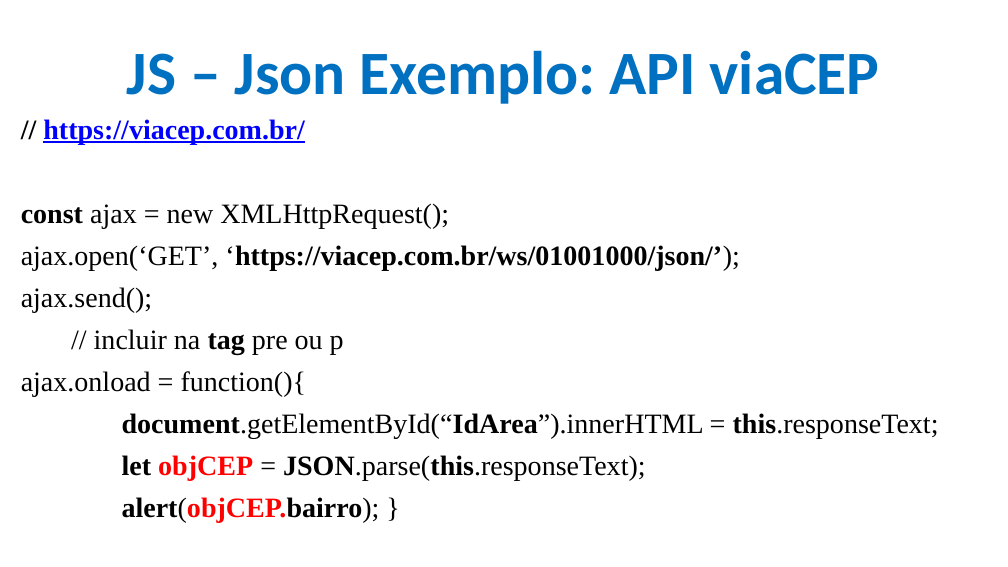
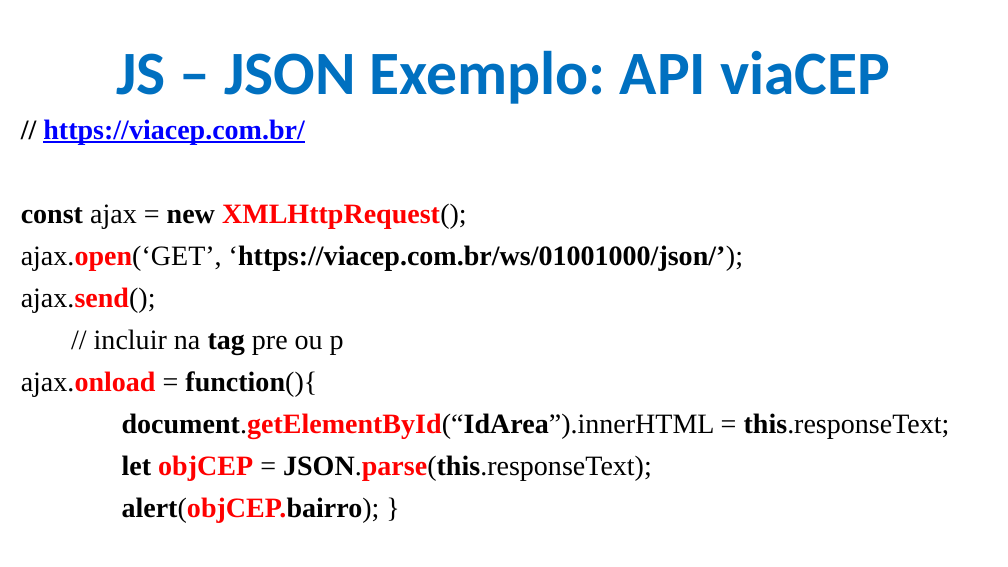
Before and after one commit to CloudEducationBrazil/WydenDesenvolvimentoWebPHP, a slide deck: slide 32 of 01 Classes/Aula 10 Desenvolvimento Web PHP - JS.pptx. Drawn at 1008x567 pixels with LibreOffice and Linux fonts; fonts in the diff are those of the drawing; background and template pictures are left out. Boxes give left, top, right and bottom in pixels: in the first picture for what was removed or moved away, otherwise in the second. Text is boxed around its words. In the diff, an @@ line names an element or a change of style, - is before the commit and + after.

```diff
--- a/01 Classes/Aula 10 Desenvolvimento Web PHP - JS.pptx
+++ b/01 Classes/Aula 10 Desenvolvimento Web PHP - JS.pptx
@@ title at (116, 50, 890, 104): text changed @@
-JS – Json Exemplo: API viaCEP
+JS – JSON Exemplo: API viaCEP
@@ text at (21, 203, 950, 480): text colour #000000 to #FF0000 in "XMLHttpRequest();", "ajax.open(‘GET’,", "ajax.send();", "ajax.onload" and 2 more places; bold on in "new XMLHttpRequest();", "ajax.open(‘GET’,", "ajax.send();", "ajax.onload function(){" and 2 more places @@
```
Also in this commit, not shown: 21 other slides changed, 1 other file.
